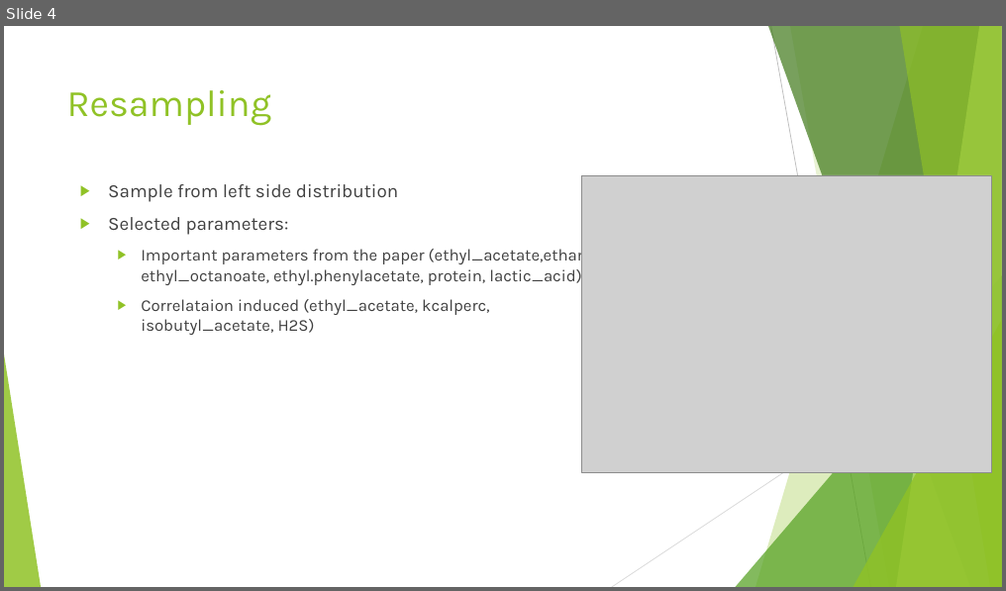
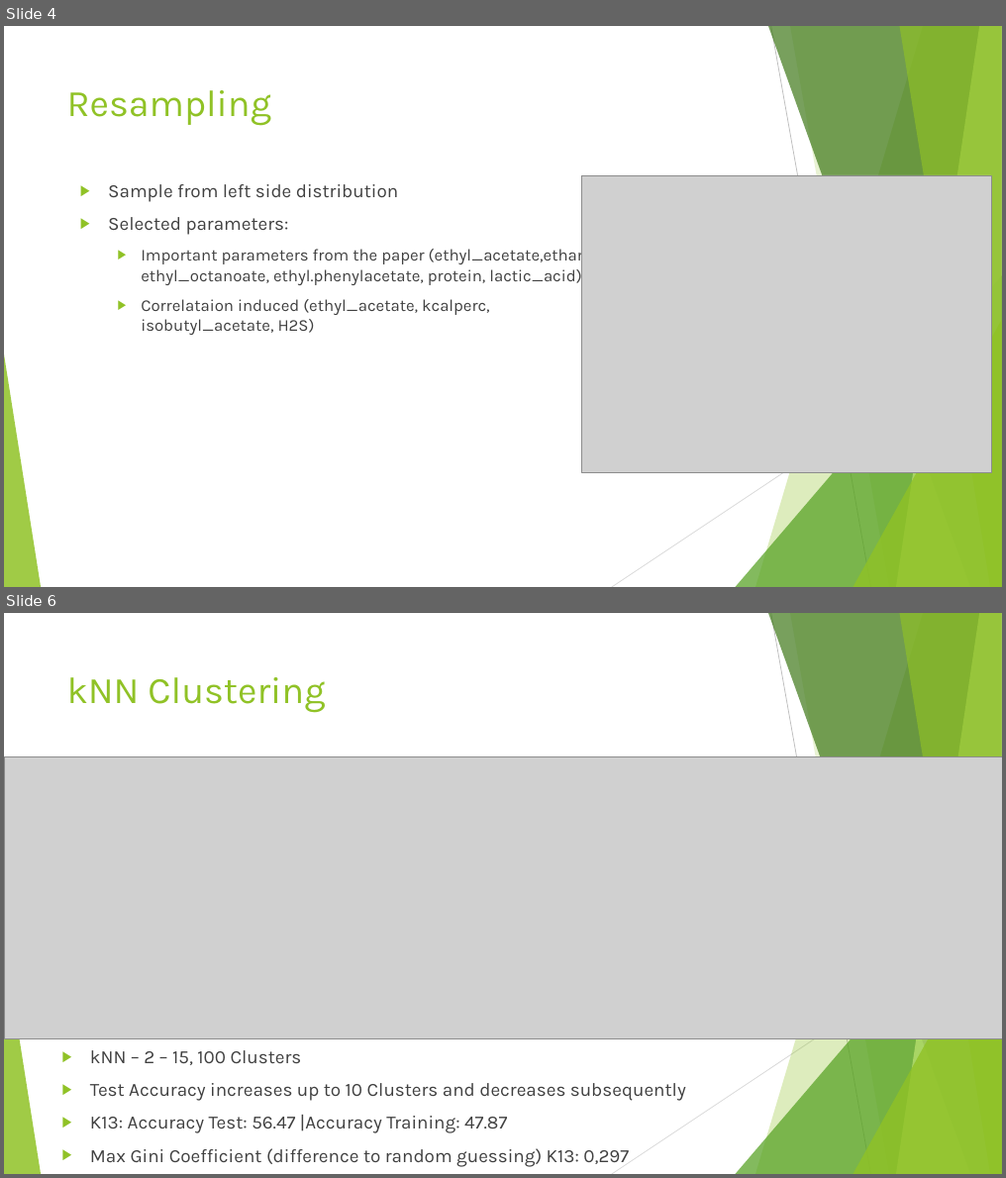
Before and after one commit to MaDe2101/DMLBeerProject, a slide deck: Documentation/Beer Data Presentation - Resampling Task.pptx. Shown one above the other, each under a label of ours: slide 4 before the commit, slides 4 and 6 after it; the slides between them are not shown. The pictures are 1006x591 and 1006x1178 pixels, drawn with LibreOffice and Linux fonts; fonts in the diff are those of the drawing; grey boxes stand for pictures. Boxes give left, top, right and bottom in pixels: in the first picture for what was removed or moved away, otherwise in the second. Text is boxed around its words. In the diff, an @@ line names an element or a change of style, - is before the commit and + after.

```diff
--- a/Documentation/Beer Data Presentation - Resampling Task.pptx
+++ b/Documentation/Beer Data Presentation - Resampling Task.pptx
@@ slide 6 added at <box>4,613,1002,1174</box>, background #FFFFFF; not listed: 10 template elements that a slide beside it also shows @@
@@ title added at <box>67,677,325,713</box>, 36 pt, text #90C226 @@
+kNN Clustering
@@ picture added at <box>4,757,1002,1039</box> @@
@@ text added at <box>90,1051,686,1167</box>, 18 pt, text #404040 @@
+▶ kNN – 2 – 15, 100 Clusters
+▶ Test Accuracy increases up to 10 Clusters and decreases subsequently
+▶ K13: Accuracy Test: 56.47 |Accuracy Training: 47.87
+▶ Max Gini Coefficient (difference to random guessing) K13: 0,297
```
Also in this commit, not shown: 7 slides changed.
